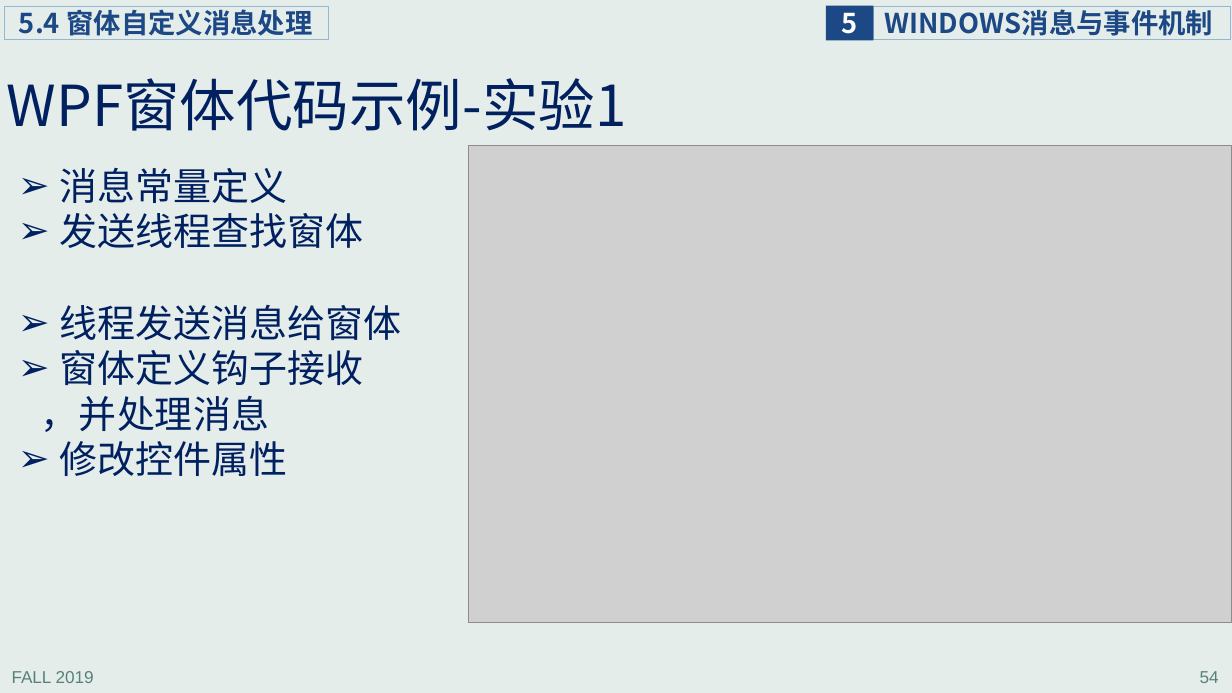
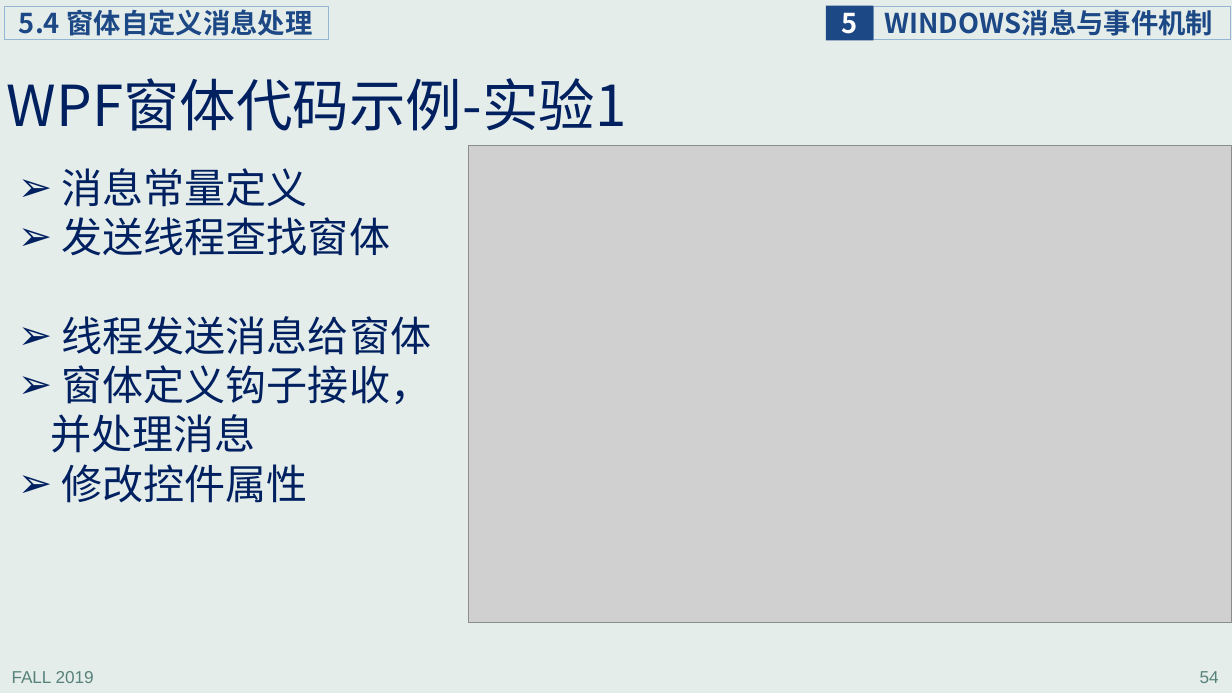
Before and after one commit to programming-windows/ppt, a slide deck: slide 54 of programmingWindows_5.pptx. Drawn at 1232x693 pixels with LibreOffice and Linux fonts; fonts in the diff are those of the drawing; grey boxes stand for pictures. Boxes give left, top, right and bottom in pixels: in the first picture for what was removed or moved away, otherwise in the second. Text is boxed around its words. In the diff, an @@ line names an element or a change of style, - is before the commit and + after.

```diff
--- a/programmingWindows_5.pptx
+++ b/programmingWindows_5.pptx
@@ text at (62, 168, 432, 503): size 29.6 to 32 pt in "消息常量定义", "发送线程查找窗体", "线程发送消息给窗体", "修改控件属性" @@
@@ text at (51, 365, 432, 453): text changed; size 29.6 to 32 pt @@
-➢ 窗体定义钩子接收
-，并处理消息
+➢ 窗体定义钩子接收，并处理消息
```
Also in this commit, not shown: 2 other slides changed.
